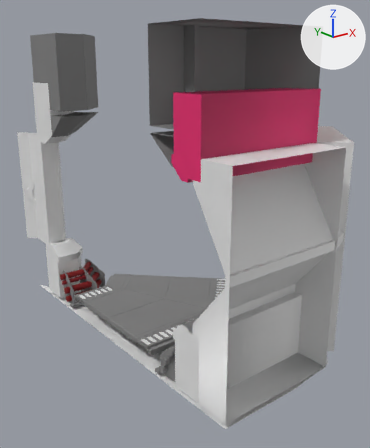
A saved change to the FBX model Assets/FBX/Corridoors/Corridor_Chunk_1_45Degree.fbx.
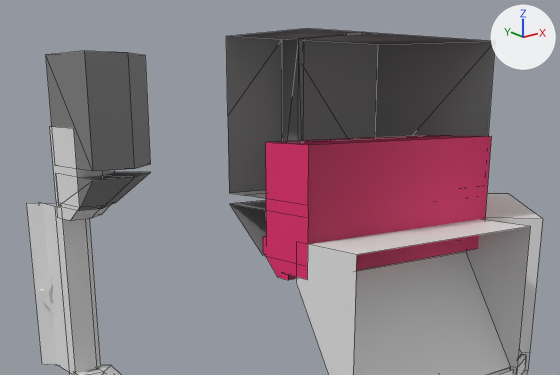
There are two pictures of each version: one whole from a 50 mm lens placed at (-5.62, -10.06, 5.98), pointed at (2.35, -0.09, 1.99), one close up on the part from 0% to 99% of the width and 0% to 55% of the height. The axes (+X, +Y, +Z) are drawn at upper right. The lights are the same throughout. The close-ups show mesh edges as thin lines. Where no turn or scale is listed for an object, it has been applied to the vertices.

The scene before the commit, as lines of its bpy script (objects in view):
```python
me_cube_007 = bpy.data.meshes.new('Cube.007')
me_cube_007.from_pydata(...)  # 14 vertices, 10 faces; spans x -0.36..0.61, y -0.53..0.43, z -0.63..0.92
me_cube_148 = bpy.data.meshes.new('Cube.148')
me_cube_148.from_pydata(...)  # 47 vertices, 42 faces; spans x -0.19..0.96, y -0.44..1.17, z -0.28..4.32
me_door_1___corridor_everything_002 = bpy.data.meshes.new('Door_1___Corridor_EVERYTHING.002')
me_door_1___corridor_everything_002.from_pydata(...)  # 37 vertices, 25 faces; spans x -61.0..272.0, y -19.0..189.0, z 474.0..722.0
# faces by material slot: [24, 1]
me_door_1___corridor_everything_002.materials.append(mat_worldgridmaterial_011)  # grey #808080
me_door_1___corridor_everything_002.materials.append(mat_worldgridmaterial_069)  # grey #808080
ob_cube_004 = bpy.data.objects.new('Cube.004', me_cube_007)
ob_cube_004.location = (0.36, 2.96, 4.58)
ob_cube_008 = bpy.data.objects.new('Cube.008', me_cube_148)
ob_cube_008.location = (-0.03, 3.07, -0.19)
ob_door_1___corridor_everything_21_009 = bpy.data.objects.new('Door_1___Corridor_EVERYTHING_21.009', me_door_1___corridor_everything_002)
ob_door_1___corridor_everything_21_009.location = (2.72, -3.25, -0.57)
ob_door_1___corridor_everything_21_009.rotation_euler = (-3.142, 0.0, 0.0)  # degrees (-180, 0, 0)
ob_door_1___corridor_everything_21_009.scale = (-0.01, -0.01, -0.01)
# also in view: 'Up1' at (1.57, -3.05, 4.72); 'Door_1___Corridor_EVERYTHING_21.132' at (0.71, 2.67, 5.41); 'Cube.031' at (2.88, -2.74, 1.98)
```
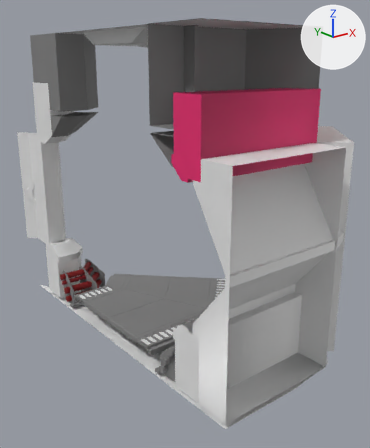
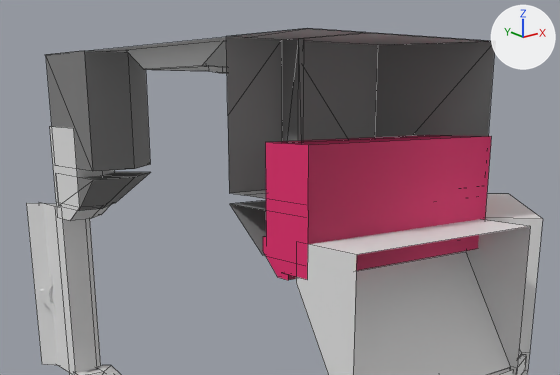
Pixel boxes [x1, y1, x2, y2] of what changed, in the close-ups (560 x 375 px):
'roof_1_45', added
    after: [92, 29, 489, 73]

What the commit changed:
Mesh me_cube_015 is new.
It has 30 vertices, 27 faces and spans x -5.13..-0.01, y -3.39..3.39, z 91.08..95.26.
Object 'roof_1_45' (ob_roof_1_45) is new; it shows me_cube_015.
Its location is (0.0, 0.0, 0.0).
Its rotation in degrees is (-180, 0, 0).
Its scale is (-1.0, -1.0, -0.0699).
